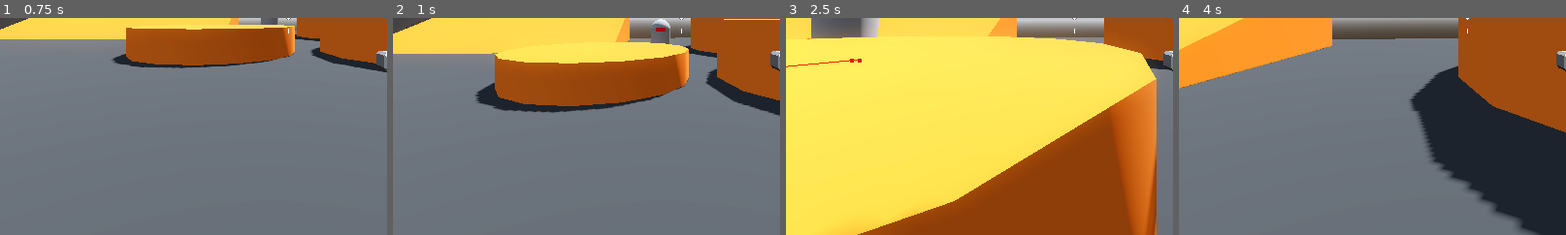
Above: before the commit, frames 1-4 (left to right).
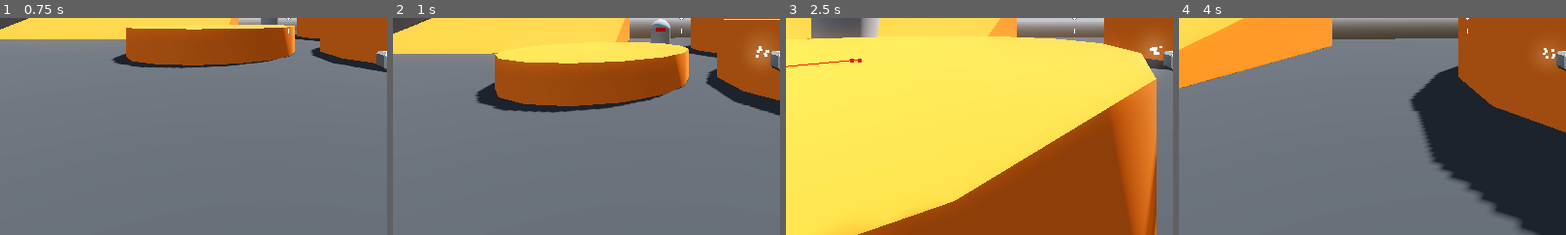
Above: after the commit, the same moments.

Repository: BlurryGames/RoboRampage
Game: Godot game, scene res://levels/sand_box.tscn
Two runs of this game, one before a commit and one after it. Both use one fixed random seed, a clock stepped at 60 frames per second and the inputs below.
Inputs (mouse positions are % of the whole screen's width and height, from its top left):
- Up to frame 1 (0.75 s): tap Enter at 0.5 s; move the mouse to (55, 50) at 0.52 s; press the mouse at (55, 50) at 0.53 s; hold W (move_forward) from 0.53 s (still down)
- Up to frame 2 (1 s): keep holding W (move_forward); tap Space (jump) at 0.77 s
- Up to frame 3 (2.5 s): keep holding W (move_forward); move the mouse to (45, 50) at 1.27 s; release the mouse at (45, 50) at 1.28 s; click (45, 50) at 1.35 s; tap Space (jump) at 1.52 s; move the mouse to (52, 48) at 2.02 s; press the mouse at (52, 48) at 2.03 s
- Up to frame 4 (4 s): keep holding W (move_forward); move the mouse to (49, 52) at 2.77 s; release the mouse at (49, 52) at 2.78 s; click (49, 52) at 2.85 s; tap Space (jump) at 3.02, 3.77 s; move the mouse to (57, 51) at 3.52 s; press the mouse at (57, 51) at 3.53 s
The pictures show only the part of the screen within x 13-63%, y 50-100%; the shares and areas given below are measured in that part.

Frame 1 is identical in both runs. In frame 2, 0.3% of the frame differs, in the area x 92-98%, y 11-21%; in frame 3, 0.5%, in the area x 92-98%, y 9-22%; in frame 4, 0.2%.

Commit message:
Section4: Robo Rampage / Lesson15: Making Particles

Diff:
--- a/weapons/hitscan_weapon.gd
+++ b/weapons/hitscan_weapon.gd
@@ -1,5 +1,6 @@
 class_name HitscanWeapon extends Node3D
 
+@export var muzzle_flash: GPUParticles3D = null
 @export var weapon_mesh: Node3D = null
 
 @export var fire_rate: float = 14.0
@@ -20,6 +21,7 @@
 	weapon_mesh.position = weapon_mesh.position.lerp(weapon_position, 10.0 * delta)
 
 func shoot() -> void:
+	muzzle_flash.restart()
 	cooldown_timer.start(1.0 / fire_rate)
 	var collider: Object = ray_cast_3d.get_collider()
 	printt("Weapon fired!", str(collider))
--- a/weapons/s_m_g.tscn
+++ b/weapons/s_m_g.tscn
@@ -1,10 +1,47 @@
-[gd_scene load_steps=3 format=3 uid="uid://dqdqdrigydbwt"]
+[gd_scene load_steps=8 format=3 uid="uid://dqdqdrigydbwt"]
 
 [ext_resource type="PackedScene" uid="uid://bptswx276tjax" path="res://weapons/hitscan_weapon.tscn" id="1_viww5"]
 [ext_resource type="PackedScene" uid="uid://cl3th2t37if65" path="res://weapons/SMG.glb" id="2_6fmh6"]
 
-[node name="SMG" node_paths=PackedStringArray("weapon_mesh") instance=ExtResource("1_viww5")]
+[sub_resource type="StandardMaterial3D" id="StandardMaterial3D_a7t2n"]
+emission_enabled = true
+emission = Color(1, 1, 1, 1)
+emission_energy_multiplier = 3.0
+
+[sub_resource type="Curve" id="Curve_pi1wu"]
+_data = [Vector2(0, 1), 0.0, 0.0, 0, 0, Vector2(1, 0), 0.0, 0.0, 0, 0]
+point_count = 2
+
+[sub_resource type="CurveTexture" id="CurveTexture_tt8ac"]
+curve = SubResource("Curve_pi1wu")
+
+[sub_resource type="ParticleProcessMaterial" id="ParticleProcessMaterial_j667w"]
+direction = Vector3(0, 0, -1)
+spread = 8.0
+initial_velocity_min = 6.0
+initial_velocity_max = 8.0
+gravity = Vector3(0, 0, 0)
+scale_curve = SubResource("CurveTexture_tt8ac")
+
+[sub_resource type="BoxMesh" id="BoxMesh_uvyiu"]
+size = Vector3(0.1, 0.1, 0.1)
+
+[node name="SMG" node_paths=PackedStringArray("muzzle_flash", "weapon_mesh") instance=ExtResource("1_viww5")]
+muzzle_flash = NodePath("MuzzleFlash")
 weapon_mesh = NodePath("SMG")
 
 [node name="SMG" parent="." index="1" instance=ExtResource("2_6fmh6")]
 transform = Transform3D(1, 0, 0, 0, 1, 0, 0, 0, 1, 0.7, -0.35, -1)
+
+[node name="MuzzleFlash" type="GPUParticles3D" parent="." index="3"]
+transform = Transform3D(1, 0, 0, 0, 1, 0, 0, 0, 1, 0.7, -0.3, -2.1)
+material_override = SubResource("StandardMaterial3D_a7t2n")
+cast_shadow = 0
+emitting = false
+lifetime = 0.07
+one_shot = true
+explosiveness = 1.0
+fixed_fps = 60
+local_coords = true
+process_material = SubResource("ParticleProcessMaterial_j667w")
+draw_pass_1 = SubResource("BoxMesh_uvyiu")
